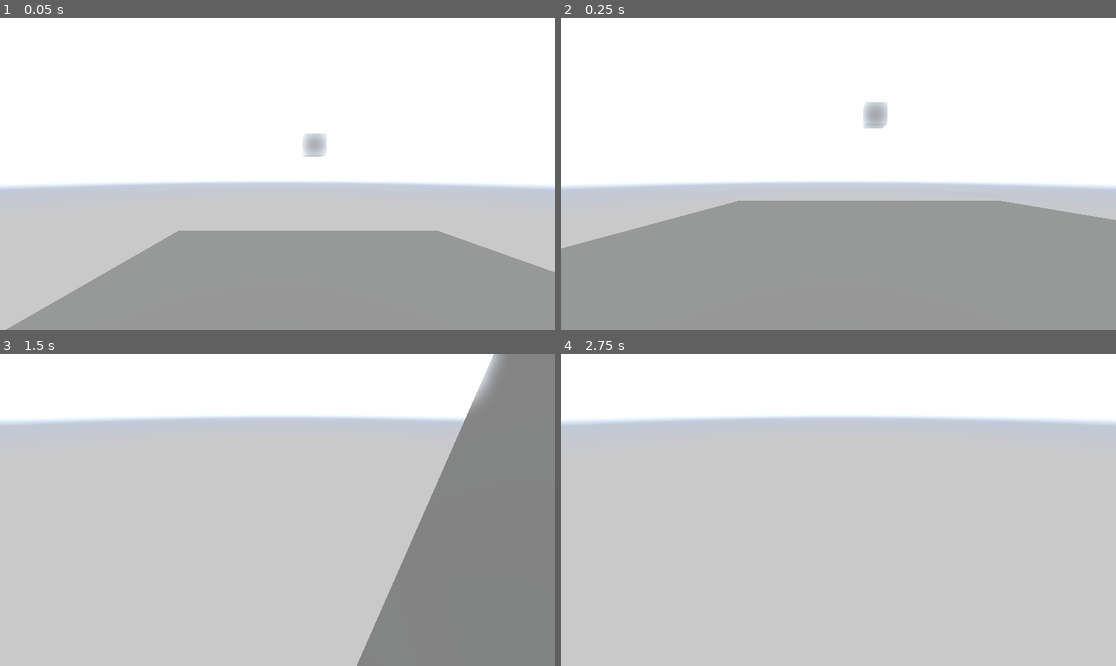
Above: before the commit, frames 1-4 (two rows, left to right).
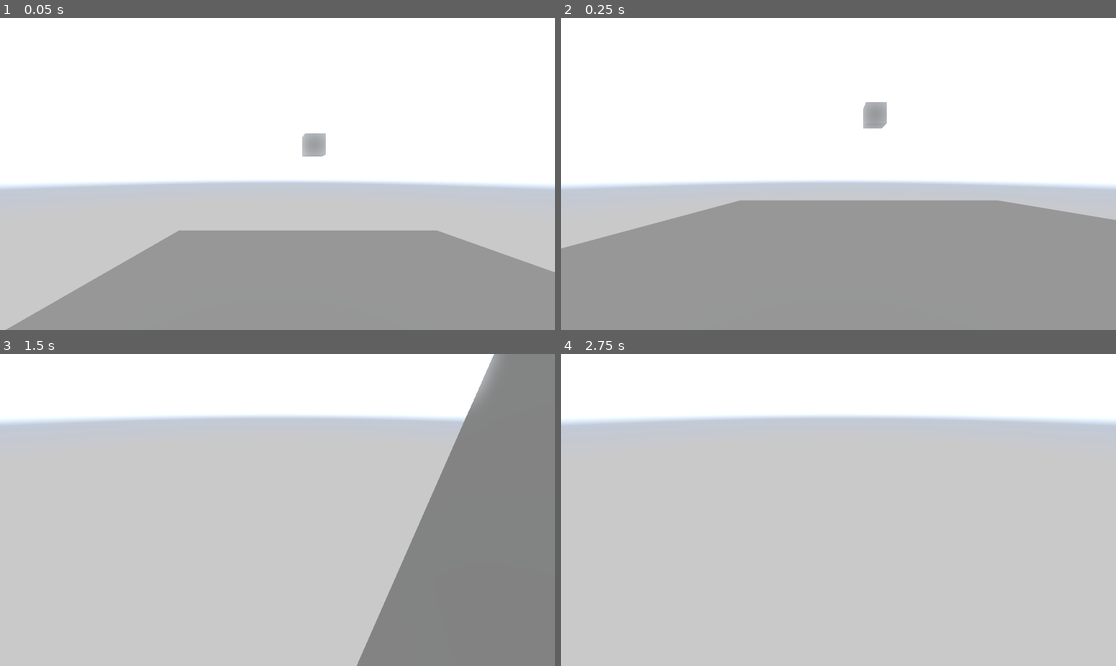
Above: after the commit, the same moments.

Repository: igorkll/EveryfunSandbox
Game: Godot game, scene res://world.tscn
Same seed, same stepped clock (60 frames per second), same inputs: the game is played once before the commit and once after it. A sky picture missing from this copy of the repository is replaced by a grey-blue gradient.
Inputs:
- Up to frame 1 (0.05 s): no input
- Up to frame 2 (0.25 s): no input
- Up to frame 3 (1.5 s): hold D (move_right) 0.53-1.28 s; hold S (move_back) from 1.28 s (still down)
- Up to frame 4 (2.75 s): tap Enter at 2 s; release S (move_back) at 2.03 s; hold D (move_right) from 2.03 s (still down)

The runs differ from the first frame. In frame 1, 0.3% of the frame differs, in the area x 1-100%, y 36-100%; in frame 2, 0.4%, in the area x 0-100%, y 26-74%; in frame 3, 0.2%; in frame 4, less than 0.1%.

Commit message:
Update project.godot

Diff:
--- a/BlockWorld/project.godot
+++ b/BlockWorld/project.godot
@@ -14,6 +14,10 @@
 run/main_scene="uid://bw0m6x1agdhve"
 config/features=PackedStringArray("4.4", "Forward Plus")
 config/icon="res://icon.svg"
+
+[display]
+
+window/size/mode=3
 
 [input]
 
@@ -37,3 +41,9 @@
 "events": [Object(InputEventKey,"resource_local_to_scene":false,"resource_name":"","device":-1,"window_id":0,"alt_press …(192 unchanged characters)…
 ]
 }
+
+[rendering]
+
+viewport/hdr_2d=true
+anti_aliasing/quality/msaa_3d=2
+anti_aliasing/quality/screen_space_aa=1
